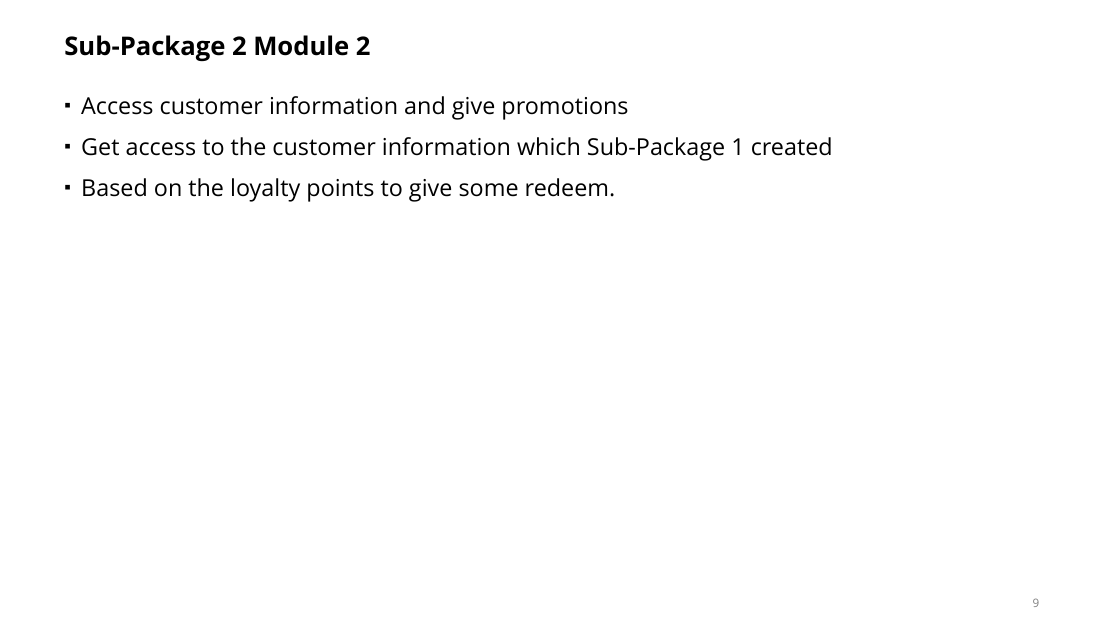
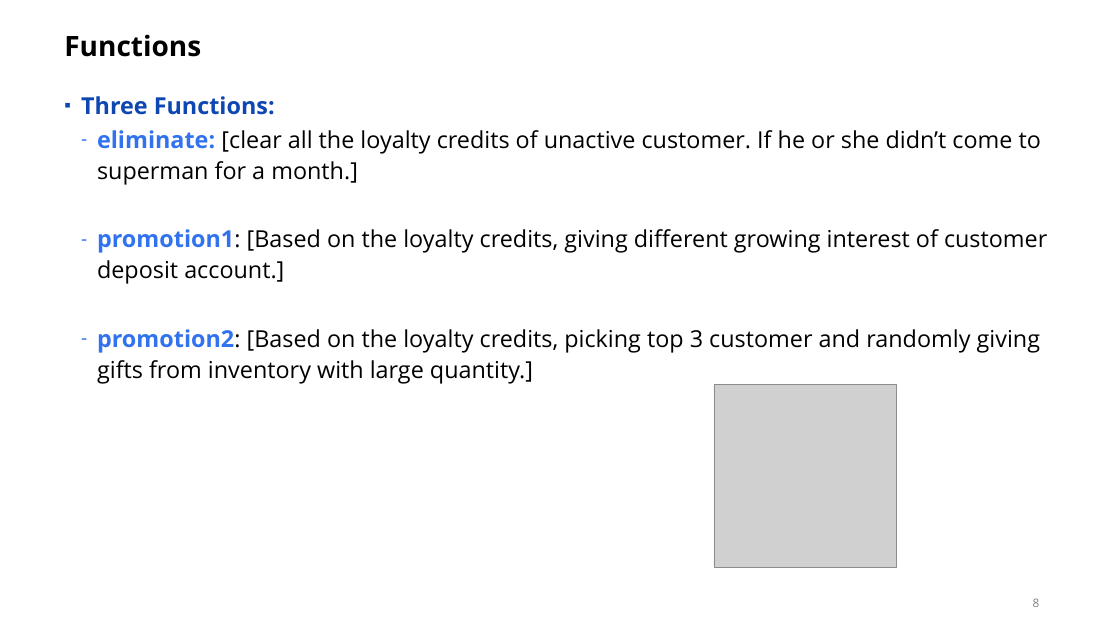
Before and after one commit to ubco-mds-2023-labs/project-step-1-Eden33333, a slide deck: slide 8 of Presentation_Group3.pptx (slide 9 before the commit). Drawn at 1120x630 pixels with LibreOffice and Linux fonts; fonts in the diff are those of the drawing; grey boxes stand for pictures. Boxes give left, top, right and bottom in pixels: in the first picture for what was removed or moved away, otherwise in the second. Text is boxed around its words. In the diff, an @@ line names an element or a change of style, - is before the commit and + after.

```diff
--- a/Presentation_Group3.pptx
+++ b/Presentation_Group3.pptx
@@ title at [64, 34, 201, 57]: text changed; size 22 to 24 pt @@
-Sub-Package 2 Module 2
+Functions
@@ text at [81, 96, 1047, 384]: text changed @@
-▪ Access customer information and give promotions
-▪ Get access to the customer information which Sub-Package 1 created
-▪ Based on the loyalty points to give some redeem.
+▪ Three Functions:
+  – eliminate: [clear all the loyalty credits of unactive customer. If he or she didn’t come to superman for a month.]
+  – promotion1: [Based on the loyalty credits, giving different growing interest of customer deposit account.]
+  – promotion2: [Based on the loyalty credits, picking top 3 customer and randomly giving gifts from inventory with large quantity.]
@@ picture added at [714, 385, 897, 567] @@
@@ page number at [1033, 598, 1040, 607]: text changed @@
-9
+8
```
Also in this commit, not shown: 2 other slides changed, 1 slide added, 1 slide removed.
